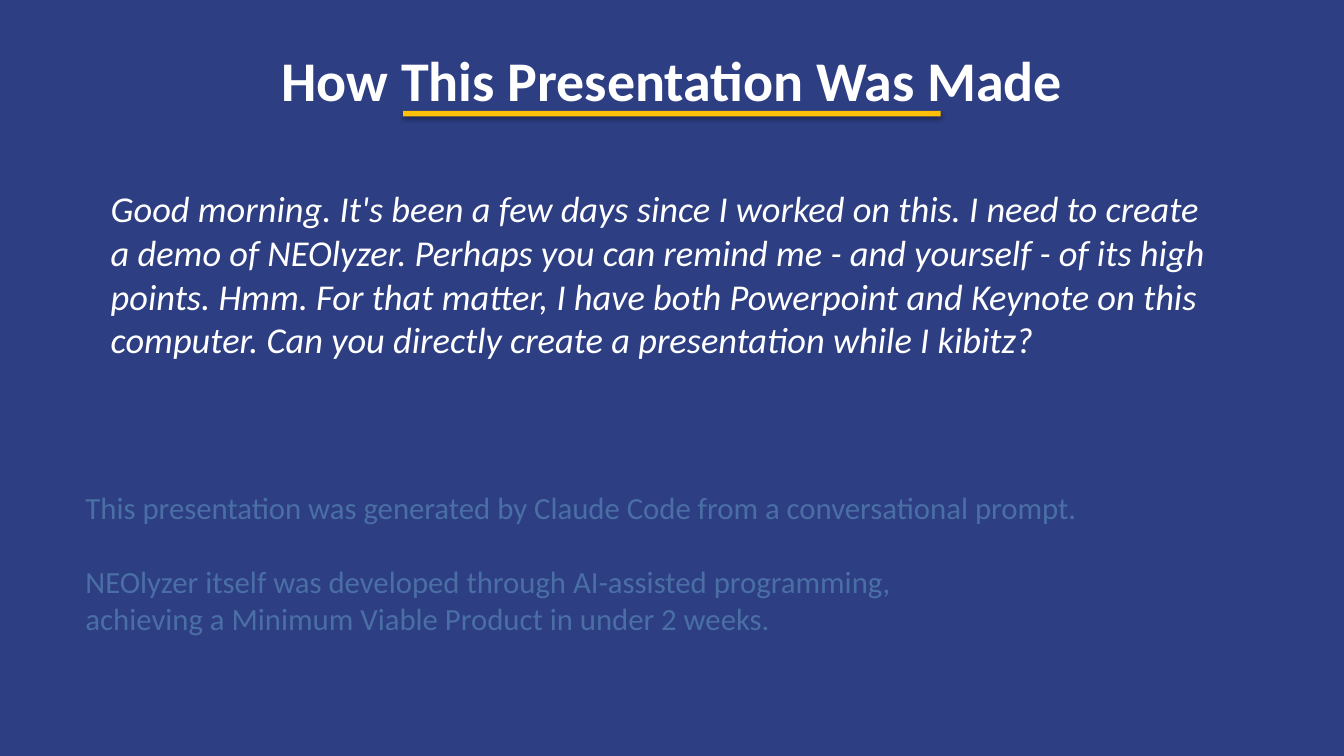
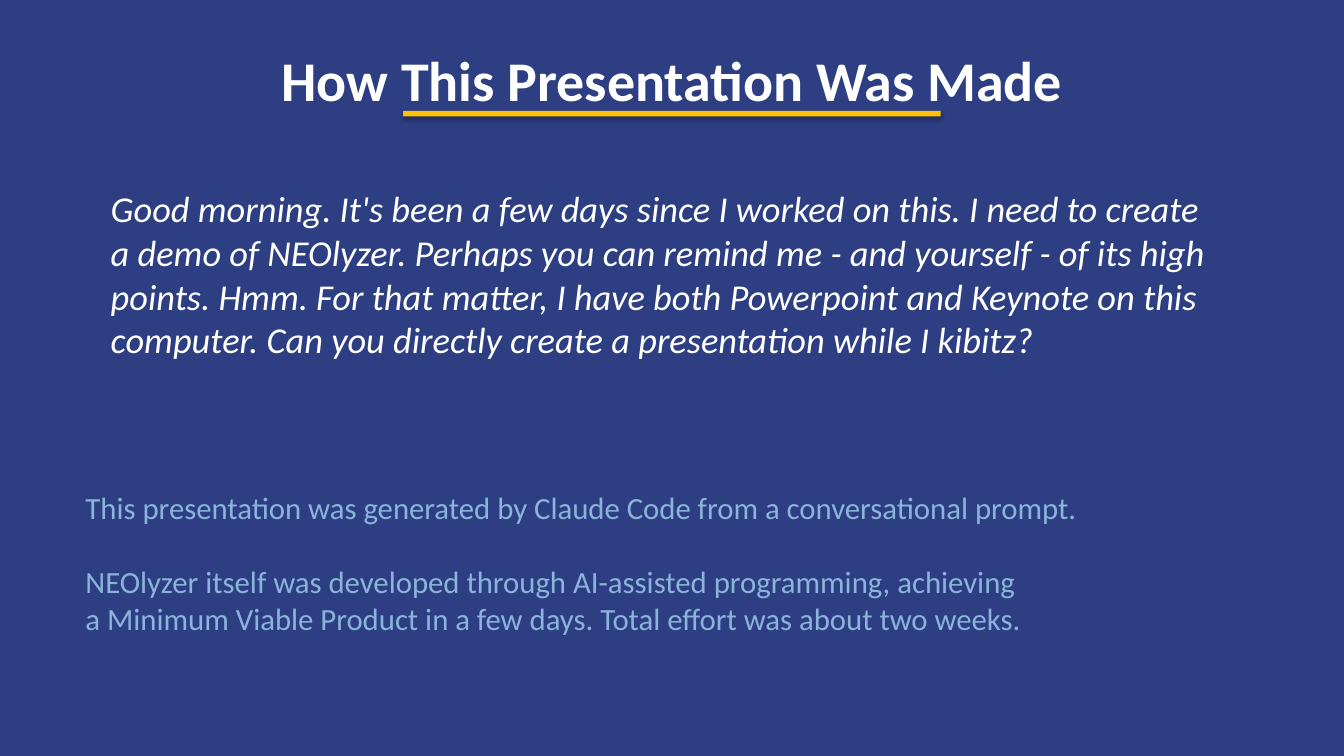
Before and after one commit to rlseaman/neolyzer, a slide deck: slide 2 of presentations/NEOlyzer_Demo.pptx. Drawn at 1344x756 pixels with LibreOffice and Linux fonts; fonts in the diff are those of the drawing. Boxes give left, top, right and bottom in pixels: in the first picture for what was removed or moved away, otherwise in the second. Text is boxed around its words. In the diff, an @@ line names an element or a change of style, - is before the commit and + after.

```diff
--- a/presentations/NEOlyzer_Demo.pptx
+++ b/presentations/NEOlyzer_Demo.pptx
@@ text at box(85, 497, 1076, 635): text changed; text colour #4A6FA5 to #8AB4D9 @@
-This presentation was generated by Claude Code from a conversational prompt.
-NEOlyzer itself was developed through AI-assisted programming,
-achieving a Minimum Viable Product in under 2 weeks.
+This presentation was generated by Claude Code from a conversational prompt.
+NEOlyzer itself was developed through AI-assisted programming, achieving
+a Minimum Viable Product in a few days. Total effort was about two weeks.
```
Also in this commit, not shown: 8 other slides changed, 1 other file.
